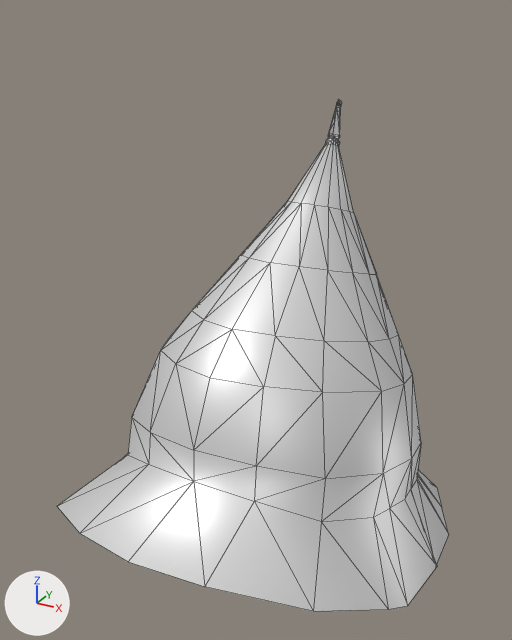
A saved change to the COLLADA model art/meshes/props/helmet/hele_boeotian_c.dae.
One viewpoint serves both versions: a 50 mm camera at (0.42, -0.884, 0.991) aimed at (-0.037, -0.054, 0.576). Every picture has the same lights, and +X, +Y and +Z are marked at lower left. Mesh edges are drawn as thin lines.

Script lines for the objects in view, before the commit:
```python
me_esfera_300 = bpy.data.meshes.new('Esfera.300')
me_esfera_300.from_pydata(...)  # 200 vertices, 362 faces; spans x -0.266..0.266, y -0.415..0.307, z 0.164..0.868
me_esfera_300.materials.append(mat_render_021)  # white #e7e7e7
ob_hele_boeotian_c = bpy.data.objects.new('Hele_boeotian_C', me_esfera_300)
ob_hele_boeotian_c.location = (0.0, 0.0, 0.0)
```
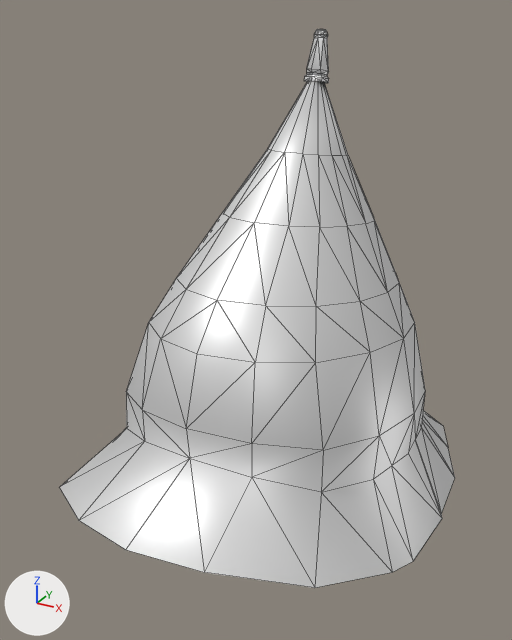
Commit message: Boeotian Hair

Location of each change, [x1, y1, x2, y2] in pixels of the pictures (512 x 640 px):
'Hele_boeotian_C', reshaped (9% taller)
    before: [57, 99, 449, 611]
    after: [60, 29, 455, 588]
part 1 of me_esfera_300, rebuilt (8% taller)
    before: [57, 143, 449, 611]
    after: [60, 81, 455, 588]
part 2 of me_esfera_300, added
    after: [304, 29, 329, 83]
part 3 of me_esfera_300, deleted
    before: [326, 99, 342, 146]

The change, as a diff of the scene's bpy script:
```diff
--- a/art/meshes/props/helmet/hele_boeotian_c.dae.py
+++ b/art/meshes/props/helmet/hele_boeotian_c.dae.py
@@ me_esfera_300 @@
 # used by ob_hele_boeotian_c; location = (0.0, 0.0, 0.0)
-me_esfera_300.from_pydata(...)  # 200 vertices, 362 faces; spans x -0.266..0.266, y -0.415..0.307, z 0.164..0.868
+me_esfera_300.from_pydata(...)  # 215 vertices, 396 faces; spans x -0.261..0.261, y -0.417..0.338, z 0.286..0.965
+# me_esfera_300 part 1: the loose piece of 125 vertices spanning x -0.266..0.266, y -0.415..0.307, z 0.164..0.825 is rebuilt with 125 vertices and now spans x -0.261..0.261, y -0.417..0.338, z 0.286..0.922
+# me_esfera_300 part 2: a new loose piece of 90 vertices spanning x -0.018..0.018, y 0.034..0.072, z 0.896..0.965, in mat_render_021 (white #e7e7e7)
+# me_esfera_300 part 3: the loose piece of 75 vertices spanning x -0.011..0.011, y 0.1..0.145, z 0.797..0.868 is deleted
 me_esfera_300.materials.append(mat_render_021)
```
